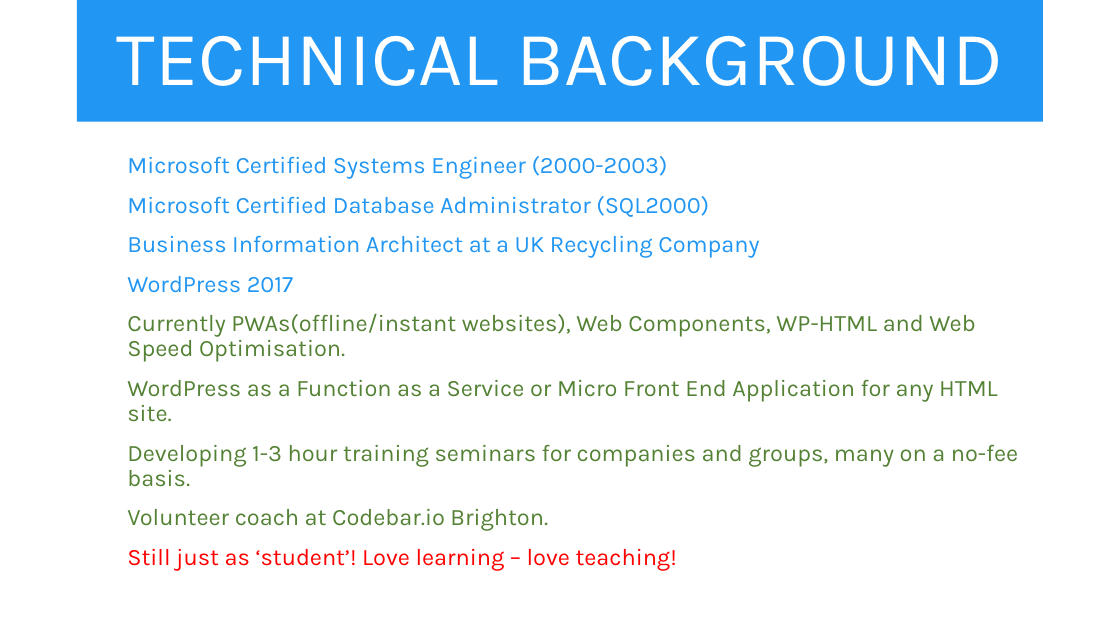
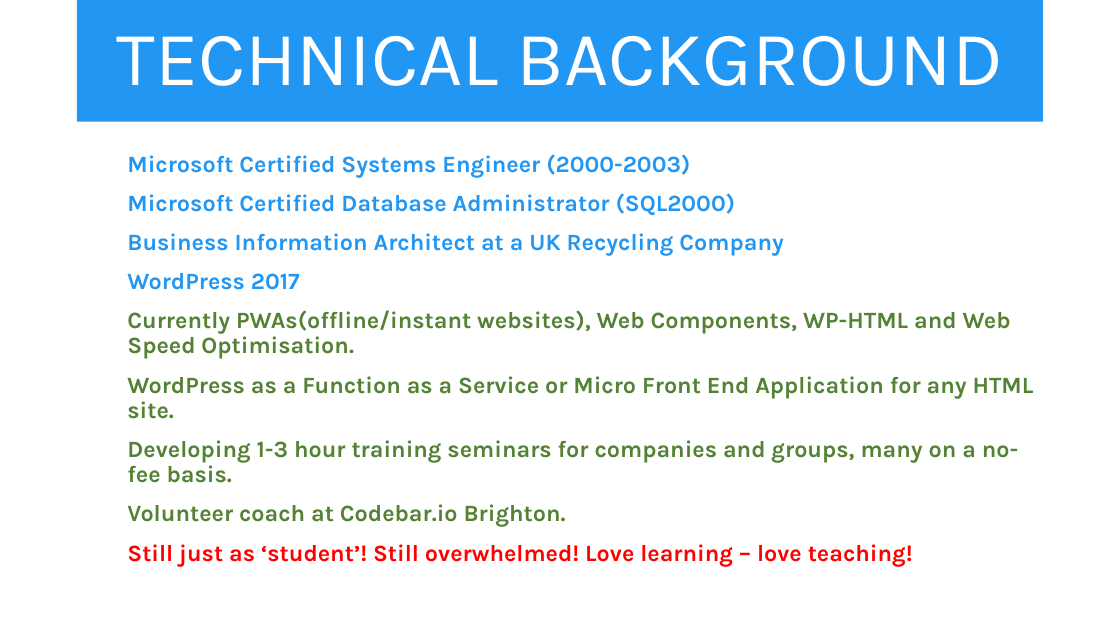
Before and after one commit to iwswordpress/rest, a slide deck: slide 4 of rest-api-workshop.pptx. Drawn at 1120x630 pixels with LibreOffice and Linux fonts; fonts in the diff are those of the drawing. Boxes give left, top, right and bottom in pixels: in the first picture for what was removed or moved away, otherwise in the second. Text is boxed around its words. In the diff, an @@ line names an element or a change of style, - is before the commit and + after.

```diff
--- a/rest-api-workshop.pptx
+++ b/rest-api-workshop.pptx
@@ text at <box>127,154,1034,527</box>: size 20.1 to 20 pt, bold on in "Microsoft Certified Systems Engineer (2000-2003)", "Microsoft Certified Database Administrator (SQL2000)", "Business Information Architect at a UK Recycling ...", "WordPress 2017" and 4 more places @@
@@ text at <box>127,544,913,566</box>: text changed; size 20.1 to 20 pt; bold on @@
-  Still just as ‘student’! Love learning – love teaching!
+  Still just as ‘student’! Still overwhelmed! Love learning – love teaching!
```
Also in this commit, not shown: 5 other slides changed, 2 other files.
